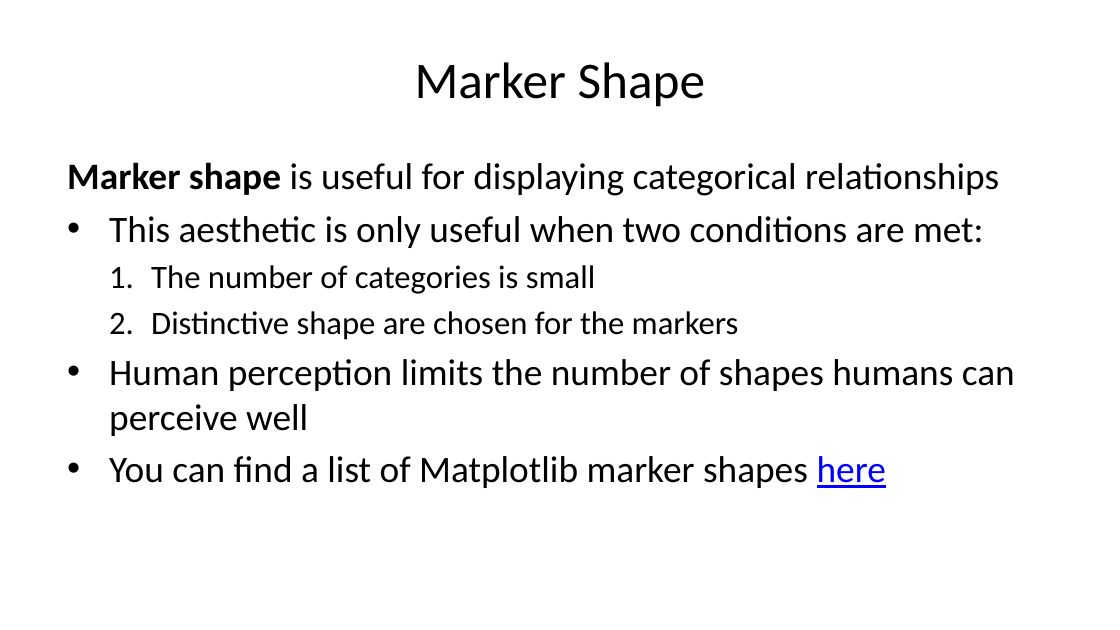
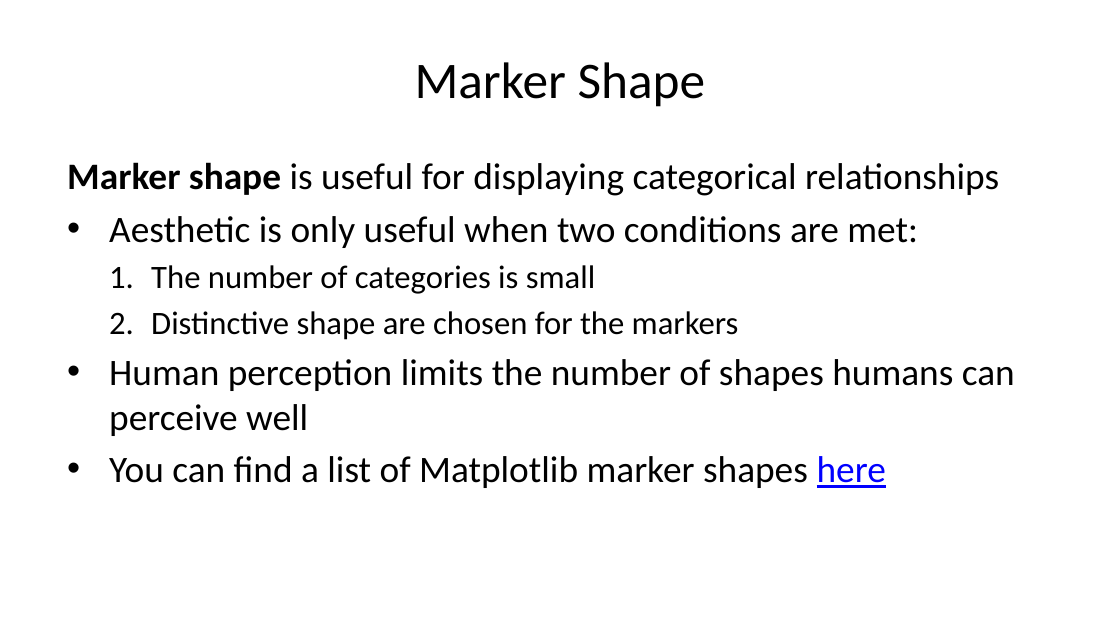
Before and after one commit to StephenElston/CSCI-E-83, a slide deck: slide 42 of LectureSlides/01_PreceptionForScientificVisualization.pptx. Drawn at 1120x630 pixels with LibreOffice and Linux fonts; fonts in the diff are those of the drawing. Boxes give left, top, right and bottom in pixels: in the first picture for what was removed or moved away, otherwise in the second. Text is boxed around its words. In the diff, an @@ line names an element or a change of style, - is before the commit and + after.

Commit message:
Typo corrections on slides

```diff
--- a/LectureSlides/01_PreceptionForScientificVisualization.pptx
+++ b/LectureSlides/01_PreceptionForScientificVisualization.pptx
@@ text at <box>109,216,918,248</box>: text changed @@
-• This aesthetic is only useful when two conditions are met:
+• Aesthetic is only useful when two conditions are met:
```
